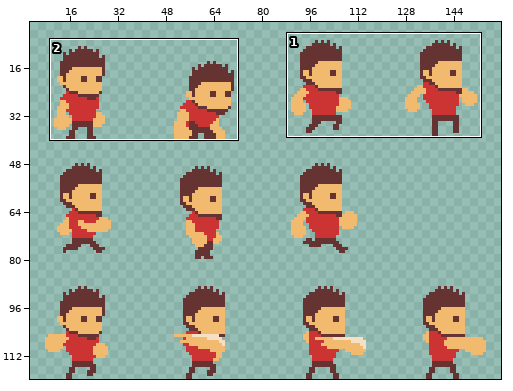
One commit to this sprite sheet: media/player.png. Above: a wide view before the commit, with the close-up outlined.
Close-up. Before:
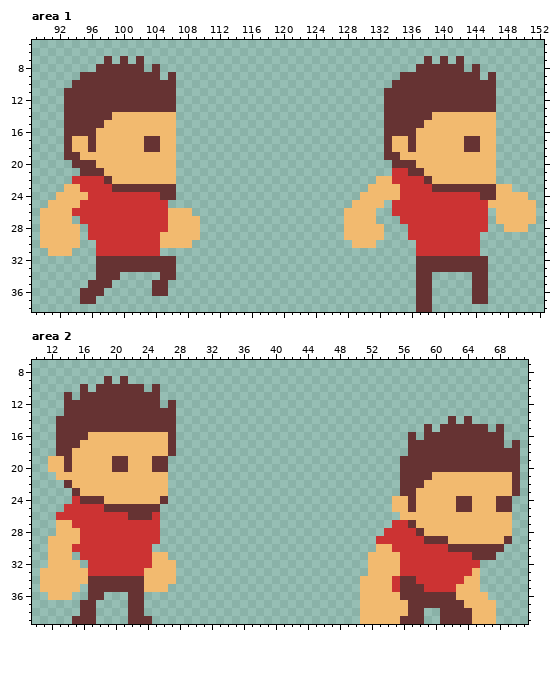
The file is 160x120 pixels. Shown: area 1: x 89..152, y 5..38; area 2: x 10..71, y 7..39. The wide view leaves out empty margins. The commit also changed other parts of the picture, which this record leaves out.
New version:
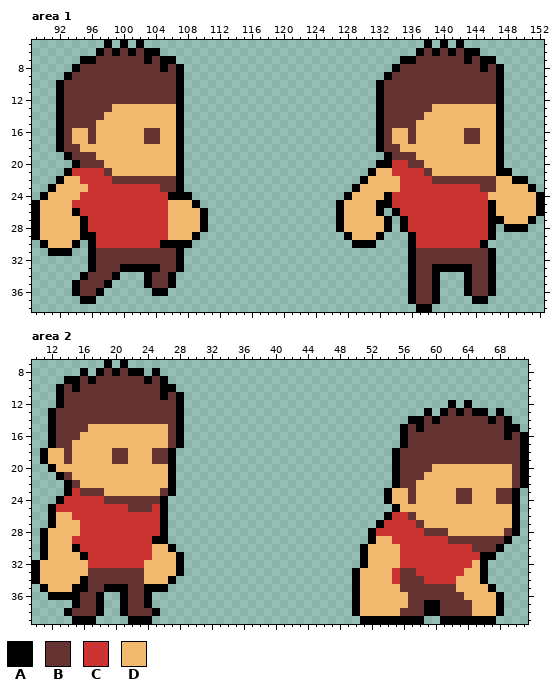
Palette (. is transparent): A #000000  B #663333  C #cc3333  D #f2ba6f
Change:
Changed rows in their new state; - is an unchanged pixel.
Area 1:
first column x 89:
 5 ---------A-A-A-----------------------------------A-A-A----------
 6 --------ABABABAA--------------------------------ABABABAA--------
 7 ------AAB-B-B-ABAA----------------------------AAB-B-B-ABAA------
 8 -----ABB------B-ABA--------------------------ABB------B-ABA-----
 9 ----AB----------B-A-------------------------AB----------B-A-----
10 ---AB-------------A------------------------AB-------------A-----
11 ---A--------------A------------------------A--------------A-----
12 ---A--------------A------------------------A--------------A-----
13 ---A------DDDDDDDDA------------------------A------DDDDDDDDA-----
14 ---A-----D--------A------------------------A-----D--------A-----
15 ---A----D---------A------------------------A----D---------A-----
16 ---A-DD-------BB--A------------------------A-DD-------BB--A-----
17 ---A--------------A------------------------A--------------A-----
18 ---A-B-D------DD--A------------------------A-B-D------DD--A-----
19 ----A-BB----------A-------------------------A-BB----------A-----
20 -----A--B---------A------------------------AACC-B---------A-----
21 ----ACCCCB--------A-----------------------ADD--CCB--------AA----
22 ---ADD---CBBBBBBBBA----------------------AD--D---CBBBBBBBBDDAA--
23 --AD--D---CCCCCC--A---------------------AD--------CCCCCC----DDA-
24 -AD---C---------CAAA-------------------AD---AC----------CD----DA
25 AD---C-----------DDDA-----------------AD---AA------------A-----A
26 A----A--------------DA----------------A----A-A-----------A-----A
27 A----DA--------------A----------------A----DA-A----------AA---A-
28 A-----A--------------A----------------A-----A-A----------A-AAA--
29 A-----AA--------C---A------------------A---A---A--------CA------
30 -A---A-A--------AAAA--------------------AAA----A--------A-------
31 --AAA--ABBBBBBBBBBA----------------------------ABBBBBBBBBA------
32 -------A----------A----------------------------A---------A------
33 -------A---AAAAA--A----------------------------A--AAAAA--A------
34 ------AB--A---AB-A-----------------------------A--A---A--A------
35 -----AB--A----A--A-----------------------------A--A---A--A------
36 -----A--A------AA------------------------------A--A---A--A------
37 ------AA---------------------------------------A--A----AA-------
38 ------------------------------------------------AA--------------
Area 2:
first column x 10:
 7 ---------A-A--------------------------------------------------
 8 ------A-ABABAA-A----------------------------------------------
 9 ----AABAB-B-BBABA---------------------------------------------
10 ---ABA-B------B-AA--------------------------------------------
11 ---A-B----------ABA-------------------------------------------
12 ---A------------B-A---------------------------------A-A-------
13 --AB--------------A------------------------------A-ABABAA-A---
14 --A---------------A----------------------------AABAB-B-BBABA--
15 --A----DDDDDDDDDD-A---------------------------ABA-B------B-AA-
16 --A---D-----------A---------------------------A-B----------ABA
17 --A--D------------A---------------------------A------------B-A
18 -ADD------BB---BBA---------------------------AB--------------A
19 -A---------------A---------------------------A---------------A
20 --A-D-----DD---DDA---------------------------A----DDDDDDDDDD-A
21 ---AB------------A---------------------------A---D-----------A
22 ----AB-----------A---------------------------A--D------------A
23 ----ACBBB-------BA--------------------------ADD------BB---BBA-
24 ---AC-CCCBBBBBBBA---------------------------A---------------A-
25 --AC-----CCC---CA----------------------------A-D-----DD---DDA-
26 --ADD-------CCC-A---------------------------ACCB------------A-
27 --A--D----------A--------------------------AC--CB-----------A-
28 -AD-------------A-------------------------AC----CBBB-------BA-
29 -A---C---------AA-------------------------ADD----CCCBBBBBBBA--
30 -A---A---------DDA-----------------------AD--D------CCC---A---
31 -A---DA----------DA----------------------A-------------CAA----
32 AD----D-------D---A----------------------A-------------DA-----
33 A------BBBBBBB----A---------------------AD---CBB------D-A-----
34 A-----A----------A----------------------A-------B----D--A-----
35 -A---AA--AAA--AAA-----------------------A----D---BBBB---DA----
36 --AAAAB-A--A--A-------------------------A-----D------B---DA---
37 -----A--A--A--A-------------------------A--------AA---B---A---
38 ----AB--A--A--BA------------------------A-----B--AA-------A---
39 -----AAA----AAA--------------------------AAAAAAAA--AAAAAAA----
Where, in picture pixels (left, top, right, bottom), the same in both close-ups:
changed: (32, 40, 208, 304)
changed: (336, 40, 544, 312)
changed: (32, 360, 184, 624)
changed: (352, 400, 528, 624)
